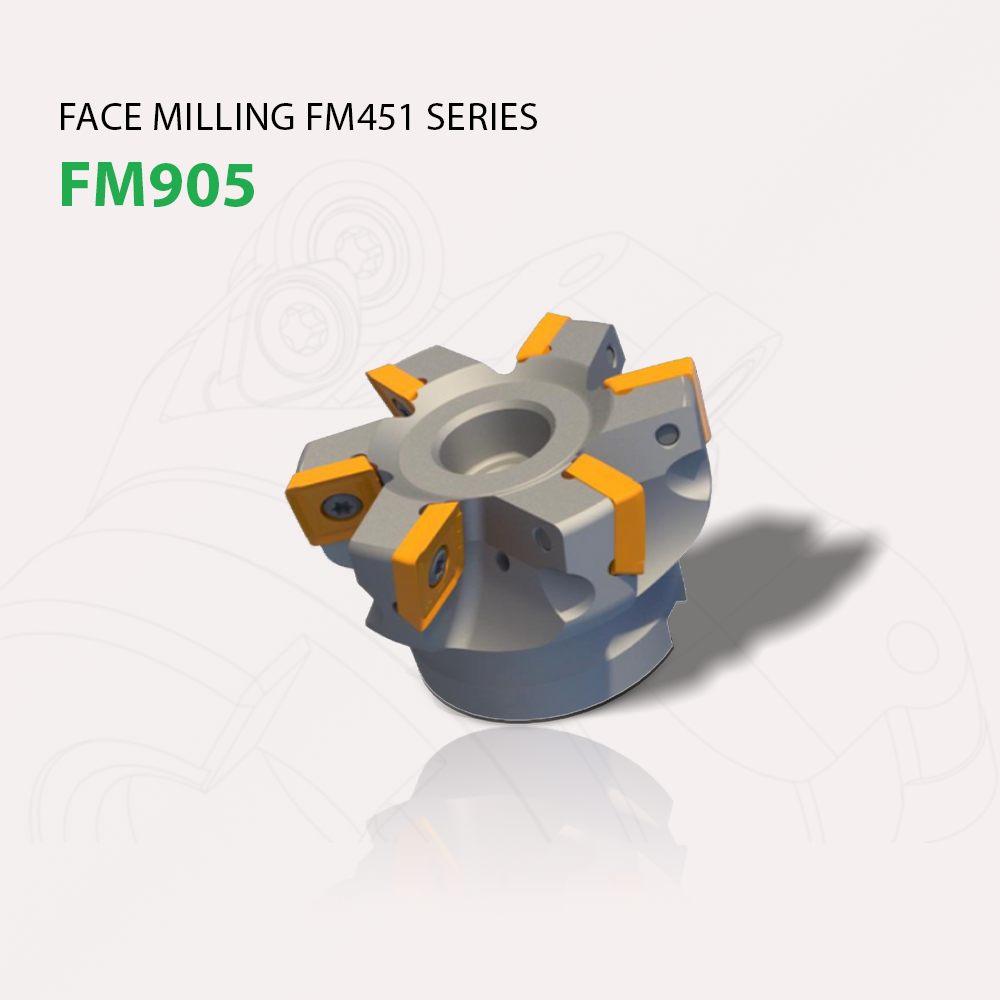
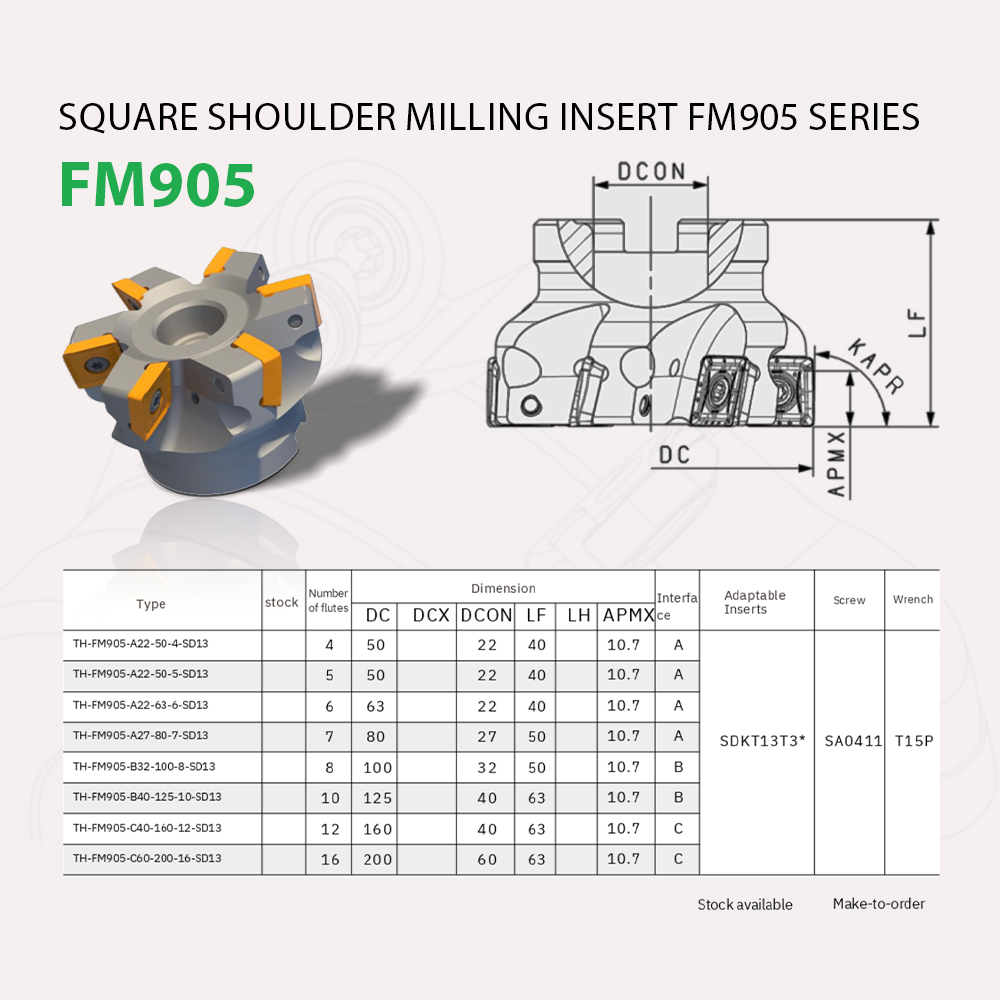
Layered file, before and after one edit (1000x1000). Changes by layer:
added layer "holder copy" (1st of 2) above "Color Fill 1" over [62,246,433,628]
added layer "Color Fill 1" (1st of 2) above "Layer 2" over [485,161,940,501]
renamed "Layer 8 copy" to "Layer 2", opacity 50% → 100%, moved it out of group "hinh-dai-dien copy", painted on it, unmasked it over [62,504,940,910]
renamed "Face milling FM451 series copy" to "Square shoulder milling insert FM905 series copy", painted on it over [59,103,919,134]
moved "holder copy" (2nd of 2, in "holder-seo") into group "holder-seo" over [284,311,894,910]
removed group "01-sekt12t3-fm451.seo" (6 layers) over [61,103,940,731]